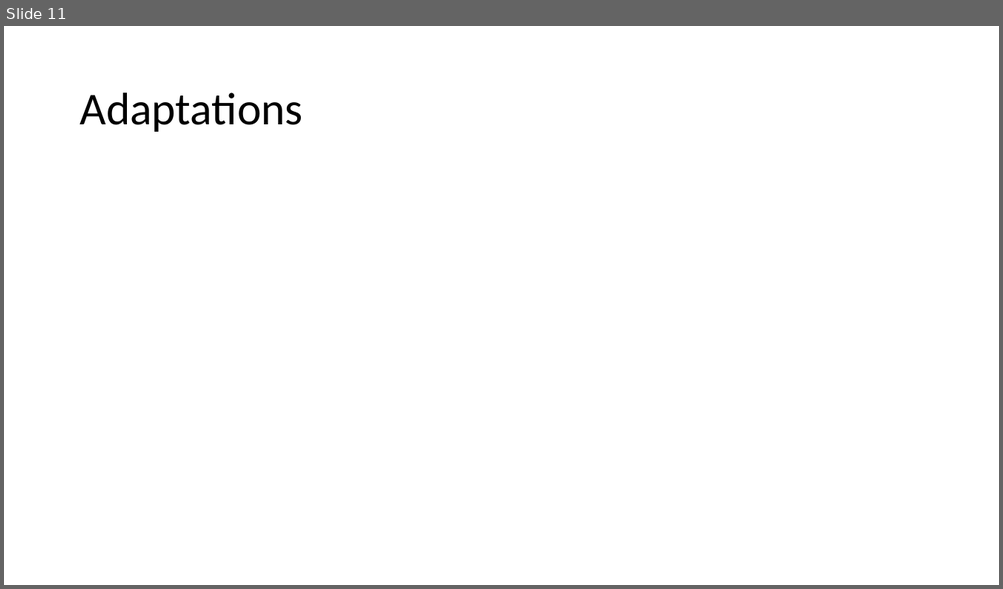
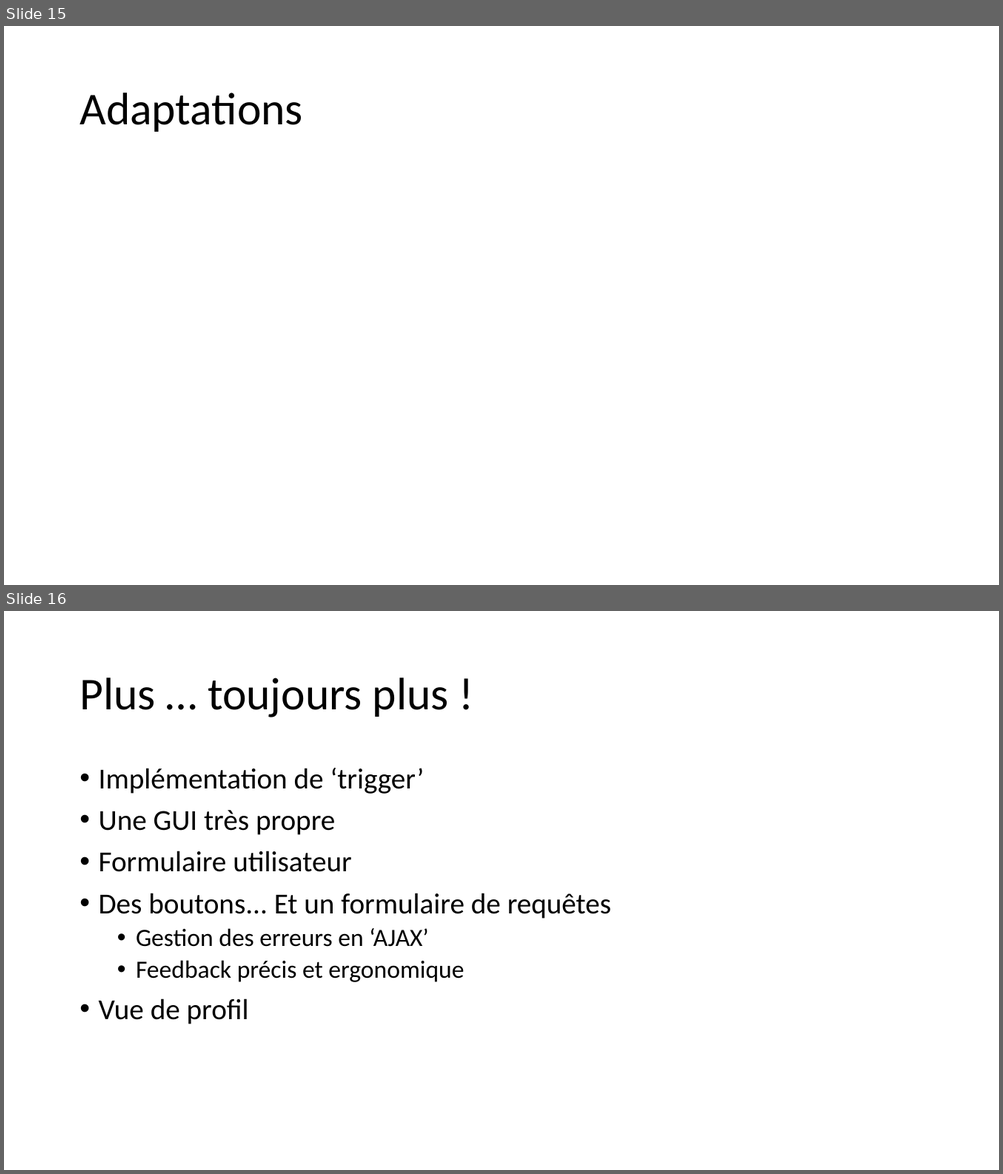
Before and after one commit to LoicULB/BDD_vaccination, a slide deck: Presentation.pptx. Shown one above the other, each under a label of ours: slide 11 before the commit, slides 15 and 16 after it. The pictures are 1003x589 and 1003x1174 pixels, drawn with LibreOffice and Linux fonts; fonts in the diff are those of the drawing. Boxes give left, top, right and bottom in pixels: in the first picture for what was removed or moved away, otherwise in the second. Text is boxed around its words. In the diff, an @@ line names an element or a change of style, - is before the commit and + after.

```diff
--- a/Presentation.pptx
+++ b/Presentation.pptx
@@ slide 16 added at box(4, 611, 999, 1170), background #FFFFFF @@
@@ title added at box(79, 678, 449, 718), 44 pt, text #000000 @@
+Plus … toujours plus !
@@ text added at box(99, 768, 611, 1025), 28 pt, text #000000 @@
+• Implémentation de ‘trigger’
+• Une GUI très propre
+• Formulaire utilisateur
+• Des boutons... Et un formulaire de requêtes
+  • Gestion des erreurs en ‘AJAX’
+  • Feedback précis et ergonomique
+• Vue de profil
@@ what was slide 11 is now slide 15 @@
```
Also in this commit, not shown: 6 slides changed, 4 other slides added.
